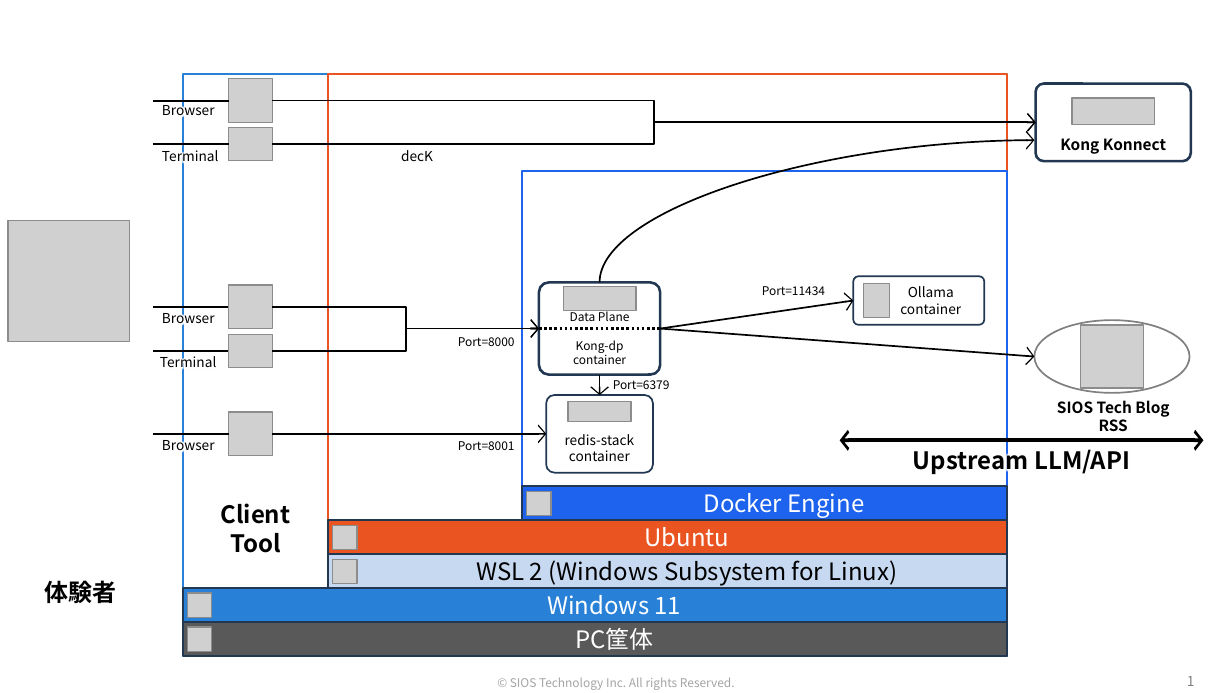
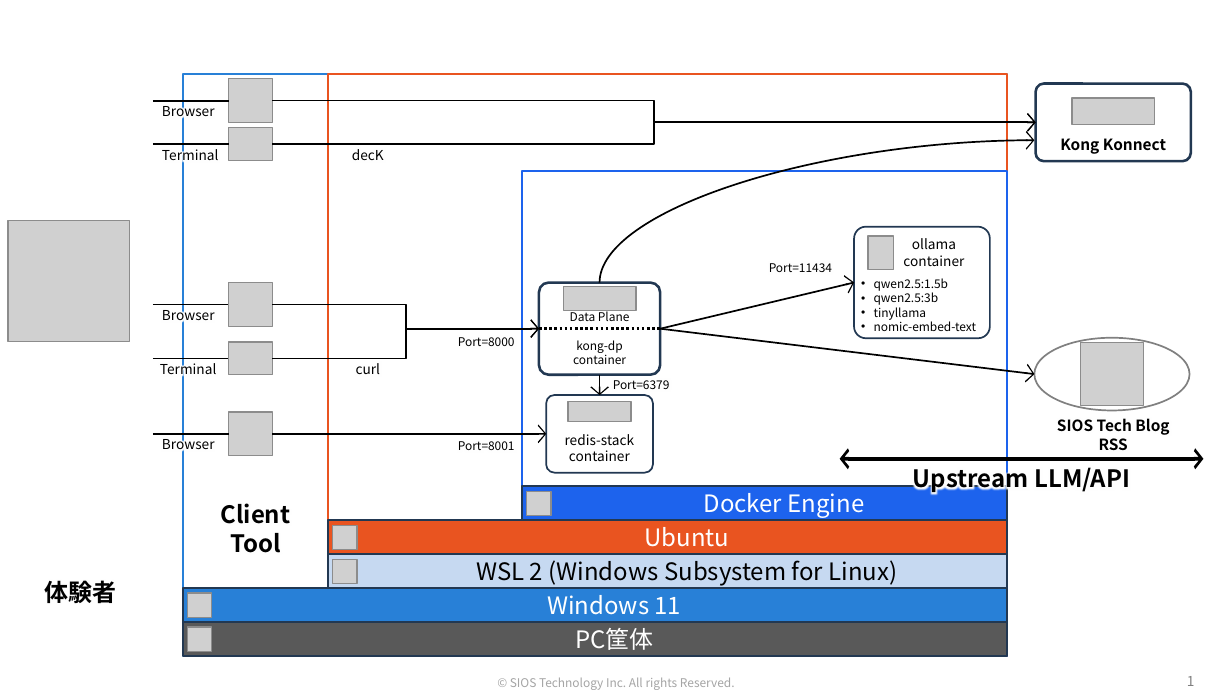
Before and after one commit to Toshiharu-Konuma-sti/my-skilling, a slide deck: slide 1 of kong-konnect/ai-gateway/image/kong-konnect-ai-gateway_overview.pptx. Drawn at 1232x693 pixels with LibreOffice and Linux fonts; fonts in the diff are those of the drawing; grey boxes stand for pictures; background and template pictures are left out. Boxes give left, top, right and bottom in pixels: in the first picture for what was removed or moved away, otherwise in the second. Text is boxed around its words. In the diff, an @@ line names an element or a change of style, - is before the commit and + after.

```diff
--- a/kong-konnect/ai-gateway/image/kong-konnect-ai-gateway_overview.pptx
+++ b/kong-konnect/ai-gateway/image/kong-konnect-ai-gateway_overview.pptx
@@ text "decK": place and size @@
-text "decK" at [401, 150, 433, 161]
+text "decK" at [352, 149, 384, 160]
@@ rounded rectangle "ollama": place and size @@
-rounded rectangle "ollama" at [854, 276, 984, 324]
+rounded rectangle "ollama" at [854, 227, 989, 339]
@@ rounded rectangle "ollama" at [854, 227, 989, 339]: vertical alignment middle to top @@
@@ picture: place and size @@
-picture at [864, 283, 890, 318]
+picture at [869, 237, 894, 271]
@@ text in rounded rectangle at [912, 238, 956, 249]: text changed @@
-Ollama
+ollama
@@ text "Port=11434": place and size @@
-text "Port=11434" at [762, 286, 825, 295]
+text "Port=11434" at [769, 263, 832, 272]
@@ arrow moved from (660, 329) - (854, 301) to (660, 329) - (854, 282) @@
@@ text added at [874, 278, 976, 331], 7 pt, text #000000 @@
+• qwen2.5:1.5b
+• qwen2.5:3b
+• tinyllama
+• nomic-embed-text
@@ elbow arrow (272, 304) - (538, 329): route changed @@
@@ elbow arrow moved from (272, 351) - (538, 329) to (272, 359) - (538, 329) @@
@@ arrow moved from (660, 329) - (1035, 356) to (660, 329) - (1035, 375) @@
@@ line moved from (153, 351) - (229, 351) to (153, 359) - (229, 359) @@
@@ picture: place and size @@
-picture at [229, 335, 272, 368]
+picture at [229, 342, 272, 376]
@@ text in rounded rectangle at [576, 340, 622, 353]: text changed @@
-Kong-dp
+kong-dp
@@ picture: place and size @@
-picture at [1080, 325, 1143, 388]
+picture at [1080, 342, 1143, 405]
@@ text "Terminal": place and size @@
-text "Terminal" at [160, 353, 217, 371]
+text "Terminal" at [160, 360, 217, 378]
@@ text added at [356, 363, 380, 374], 8 pt, text #000000 @@
+curl
@@ 2 texts, 1 ellipse, 1 double arrow: place and size @@
-2 texts, 1 ellipse, 1 double arrow at [840, 320, 1204, 475]
+2 texts, 1 ellipse, 1 double arrow at [840, 338, 1204, 494]
```
Also in this commit, not shown: 1 other file.
